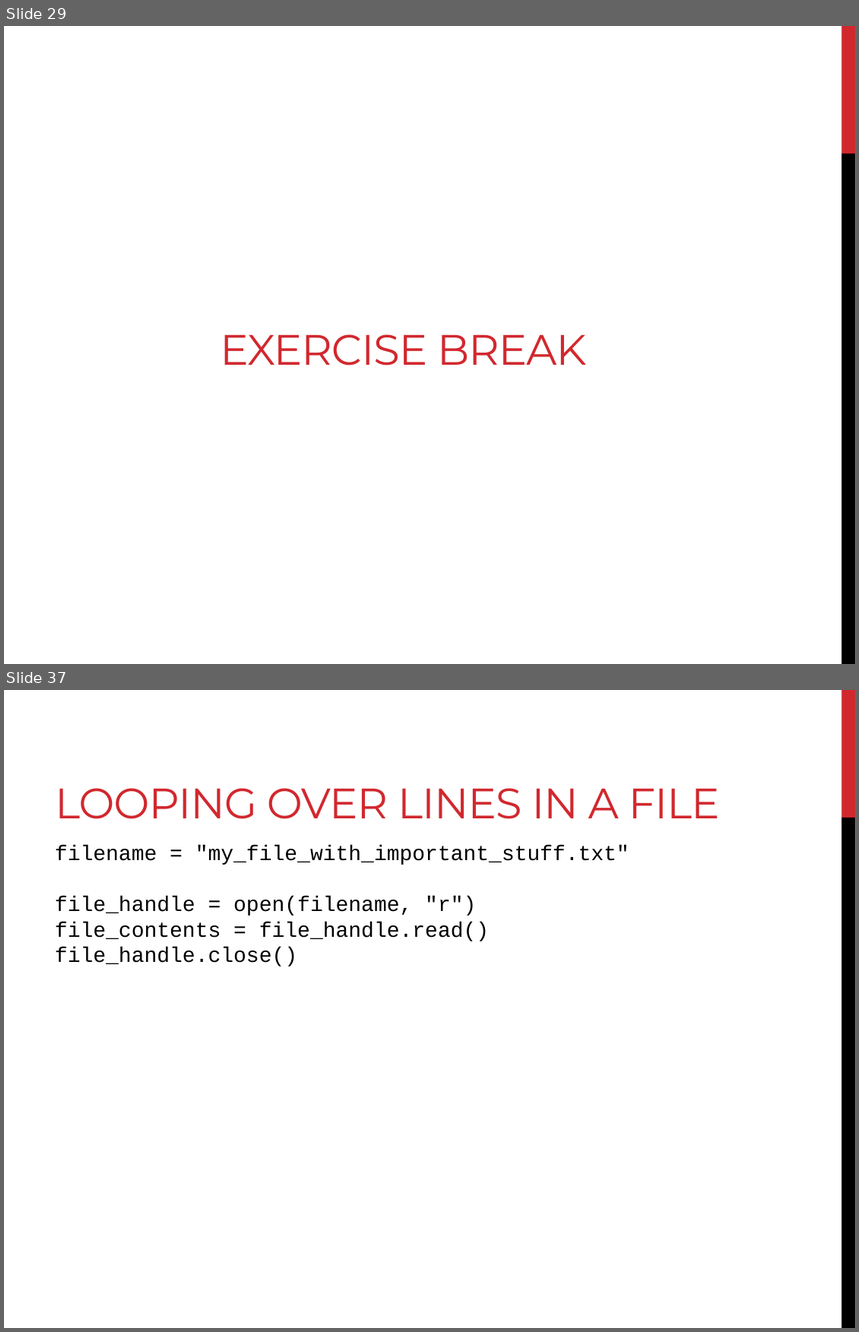
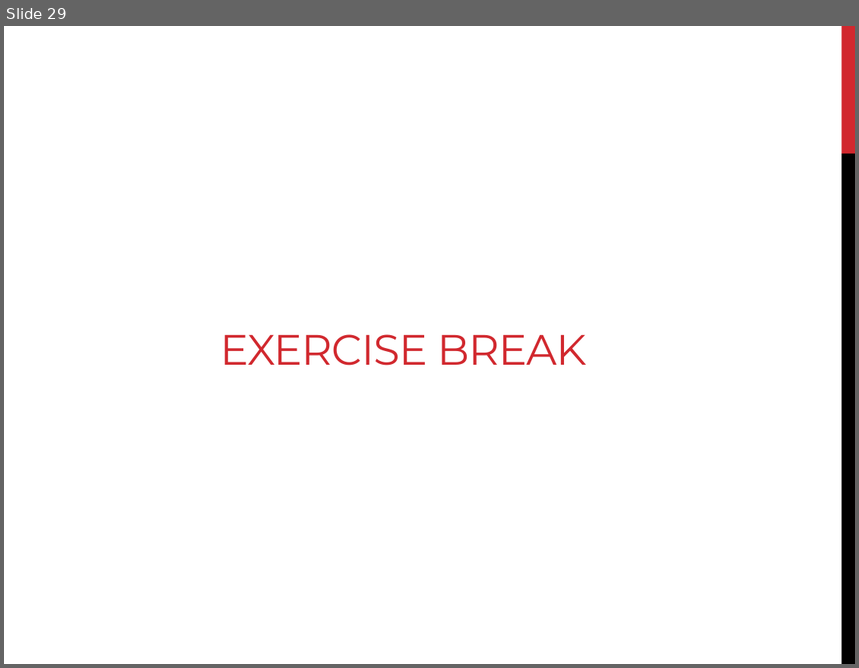
Before and after one commit to BjornFJohansson/ccbb_bigdata2015_python, a slide deck: slides/slides_day3.pptx. Shown one above the other, each under a label of ours: slides 29 and 37 before the commit, slide 29 after it; the slides between them are not shown. The pictures are 859x1332 and 859x668 pixels, drawn with LibreOffice and Linux fonts; fonts in the diff are those of the drawing. Boxes give left, top, right and bottom in pixels: in the first picture for what was removed or moved away, otherwise in the second. Text is boxed around its words. In the diff, an @@ line names an element or a change of style, - is before the commit and + after.

```diff
--- a/slides/slides_day3.pptx
+++ b/slides/slides_day3.pptx
@@ slide 37 removed at box(4, 690, 855, 1328), background #FFFFFF; not listed: 2 template elements that a slide beside it also shows @@
@@ title removed at box(55, 788, 720, 819) @@
-LOOPING OVER LINES IN A FILE
@@ text removed at box(55, 845, 629, 967) @@
-filename = "my_file_with_important_stuff.txt"
-file_handle = open(filename, "r")
-file_contents = file_handle.read()
-file_handle.close()
```
Also in this commit, not shown: 19 other slides removed.
